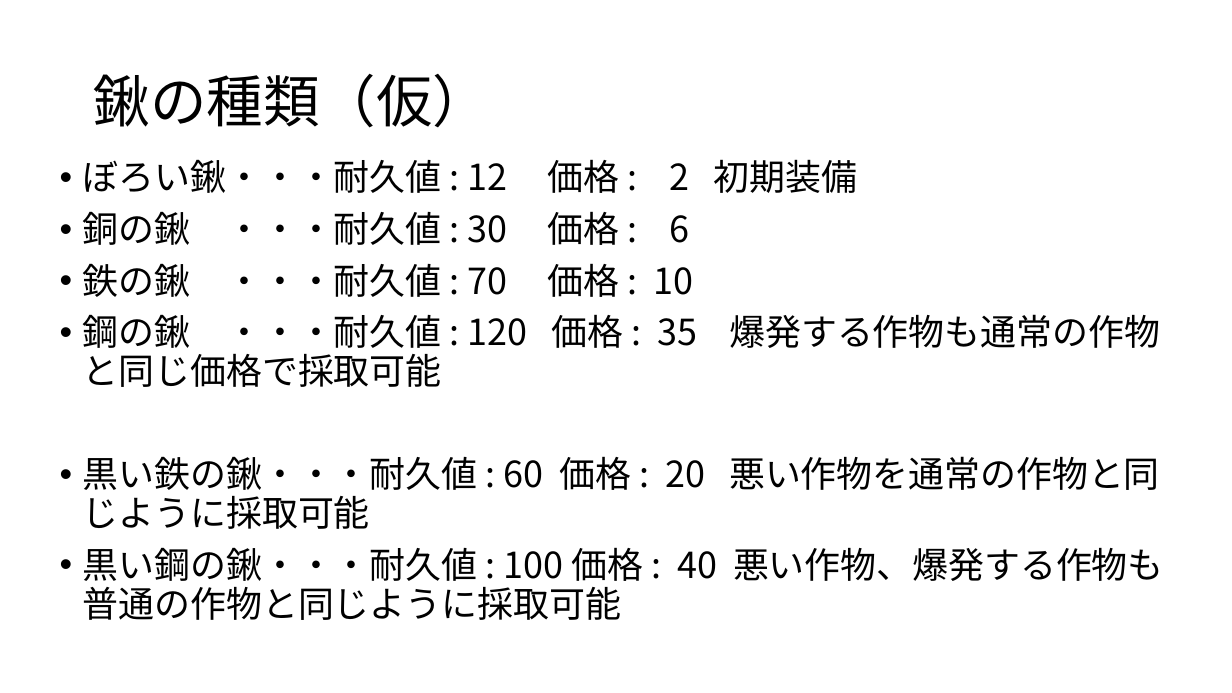
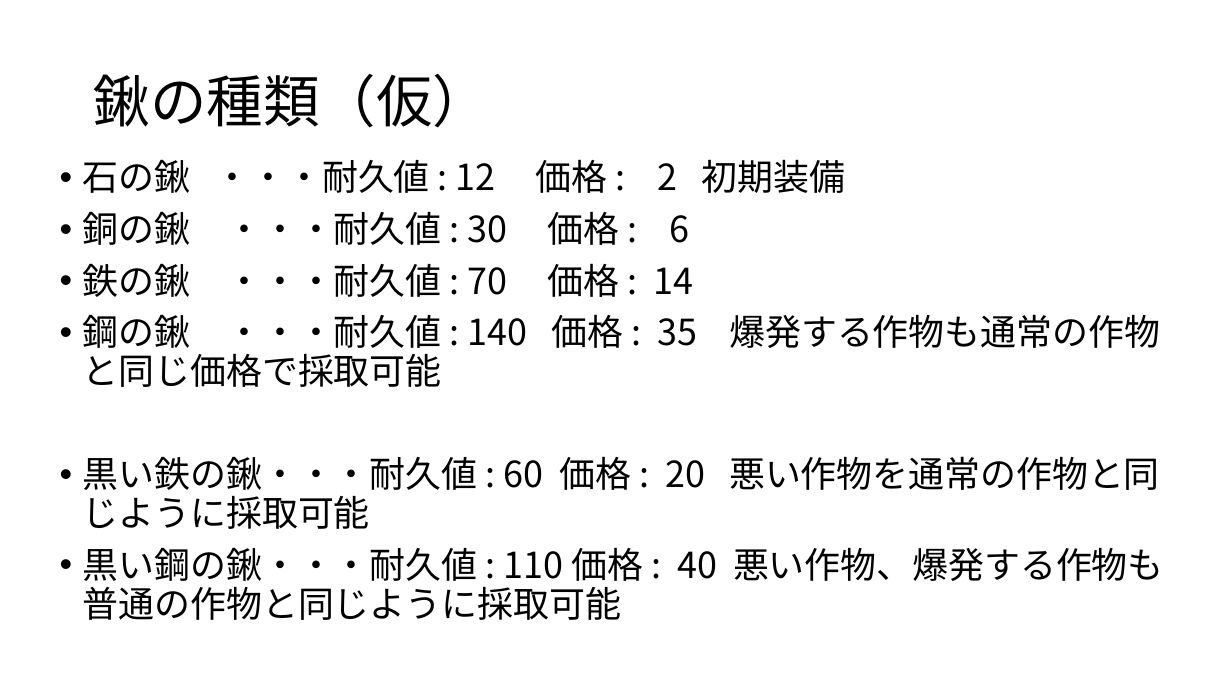
Before and after one commit to KawanoTakumi/FarmLife, a slide deck: slide 7 of FarmLife_企画.pptx. Drawn at 1232x693 pixels with LibreOffice and Linux fonts; fonts in the diff are those of the drawing. Boxes give left, top, right and bottom in pixels: in the first picture for what was removed or moved away, otherwise in the second. Text is boxed around its words. In the diff, an @@ line names an element or a change of style, - is before the commit and + after.

```diff
--- a/FarmLife_企画.pptx
+++ b/FarmLife_企画.pptx
@@ text at (x1=83, y1=159, x2=846, y2=193): text changed @@
-• ぼろい鍬・・・耐久値 : 12 価格 : 2 初期装備
+• 石の鍬 ・・・耐久値 : 12 価格 : 2 初期装備
@@ text at (x1=83, y1=263, x2=1160, y2=387): text changed @@
-• 鉄の鍬 ・・・耐久値 : 70 価格 : 10
-• 鋼の鍬 ・・・耐久値 : 120 価格 : 35 爆発する作物も通常の作物と同じ価格で採取可能
+• 鉄の鍬 ・・・耐久値 : 70 価格 : 14
+• 鋼の鍬 ・・・耐久値 : 140 価格 : 35 爆発する作物も通常の作物と同じ価格で採取可能
@@ text at (x1=83, y1=547, x2=1164, y2=620): text changed @@
-• 黒い鋼の鍬・・・耐久値 : 100 価格 : 40 悪い作物、爆発する作物も普通の作物と同じように採取可能
+• 黒い鋼の鍬・・・耐久値 : 110 価格 : 40 悪い作物、爆発する作物も普通の作物と同じように採取可能
```
Also in this commit, not shown: 4 other slides changed, 15 other files.
